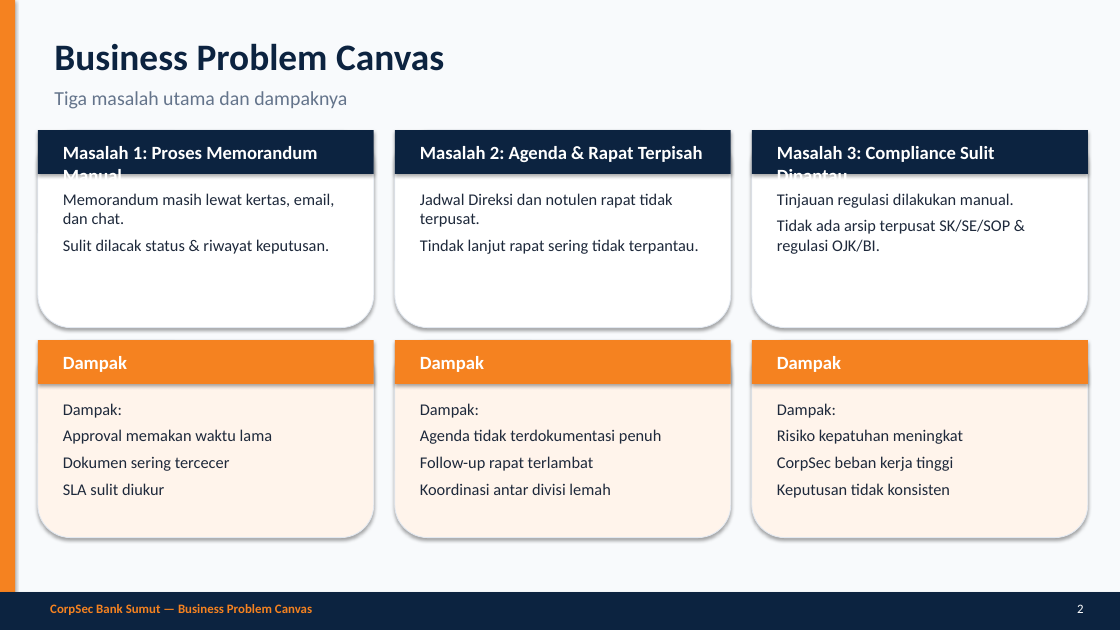
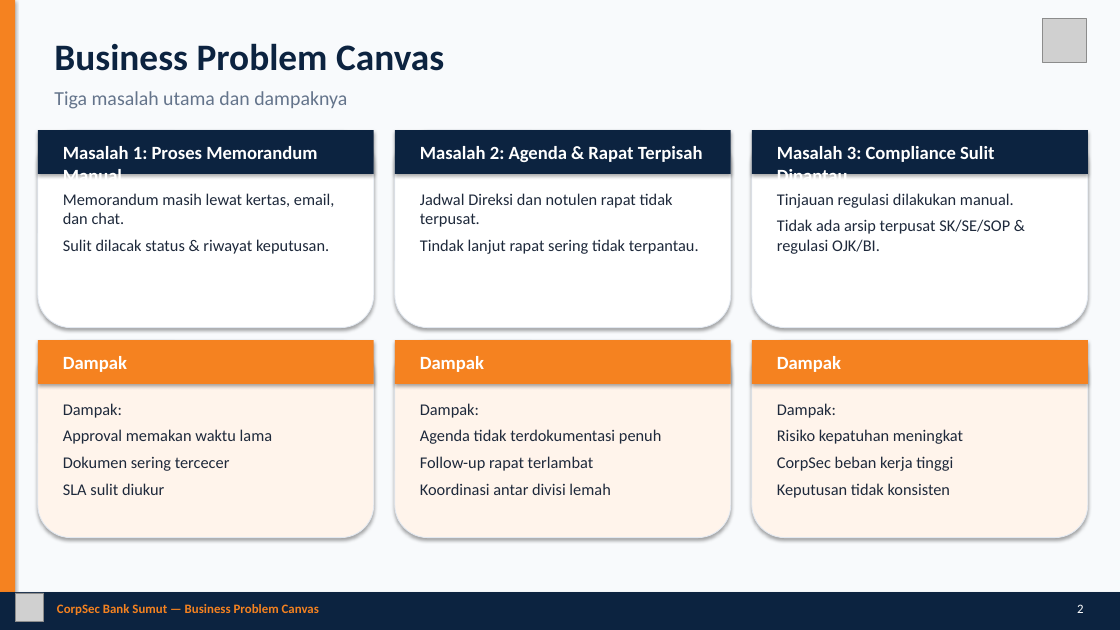
Before and after one commit to kelompok8ai/repo-day1-a, a slide deck: slide 2 of CorpSec-Bank-Sumut-Presentasi.pptx. Drawn at 1120x630 pixels with LibreOffice and Linux fonts; fonts in the diff are those of the drawing; grey boxes stand for pictures. Boxes give left, top, right and bottom in pixels: in the first picture for what was removed or moved away, otherwise in the second. Text is boxed around its words. In the diff, an @@ line names an element or a change of style, - is before the commit and + after.

```diff
--- a/CorpSec-Bank-Sumut-Presentasi.pptx
+++ b/CorpSec-Bank-Sumut-Presentasi.pptx
@@ picture added at [1043, 18, 1086, 62] @@
@@ picture added at [15, 593, 44, 622] @@
@@ text "CorpSec Bank Sumut — Business ...": place and size @@
-text "CorpSec Bank Sumut — Business ..." at [50, 604, 312, 615]
+text "CorpSec Bank Sumut — Business ..." at [57, 604, 319, 615]
```
Also in this commit, not shown: 13 other slides changed, 3 other files.
